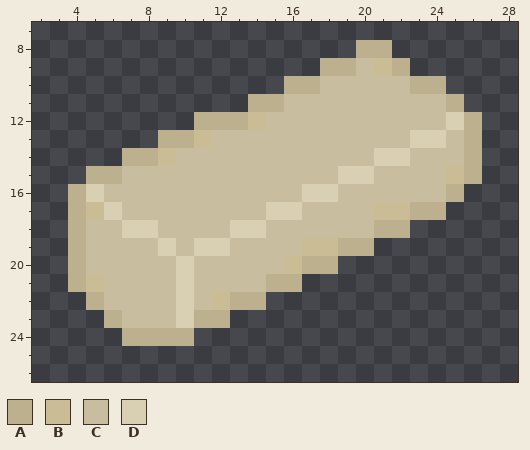
Two states of a pixel-art sprite, ironbar.png. Above is the file before it was changed.
The file is 32x32 pixels. Shown: x 2..28, y 7..26.
Palette (. is transparent): A #bcb08f  B #cabc95  C #c8bd9f  D #d9cfb2
Pixels before, first column x 4:
 8 ................AA.....
 9 ..............AACBA....
10 ............AACCCCCAA..
11 ..........AACCCCCCCCCA.
12 .......AAABCCCCCCCCCCDA
13 .....AABCCCCCCCCCCCDDCA
14 ...AABCCCCCCCCCCCDDCCCA
15 .AACCCCCCCCCCCCDDCCCCBA
16 ADCCCCCCCCCCCDDCCCCCCA.
17 ABDCCCCCCCCDDCCCCBBAA..
18 ACCDDCCCCDDCCCCCCAA....
19 ACCCCDCDDCCCCBBAA......
20 ACCCCCDCCCCCBAA........
21 ABCCCCDCCCCAA..........
22 .ACCCCDCBAA............
23 ..ACCCDAA..............
24 ...AAAA................
New version:
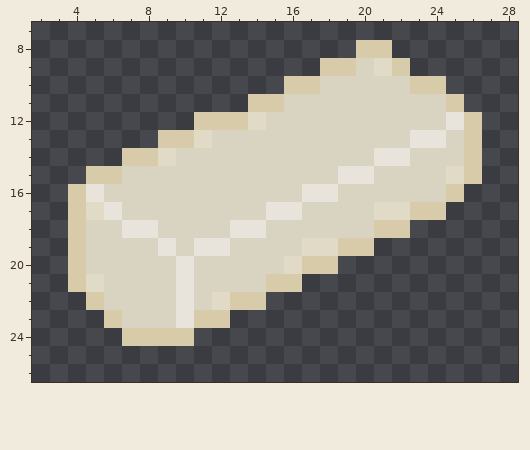
Change:
colour A: #bcb08f -> #d7cbaa
colour B: #cabc95 -> #e1dac6
colour C: #c8bd9f -> #d9d3c2
colour D: #d9cfb2 -> #e8e4db
Changed places in both pictures, as pixel boxes (x1, y1, x2, y2):
changed: (68, 40, 482, 346)
